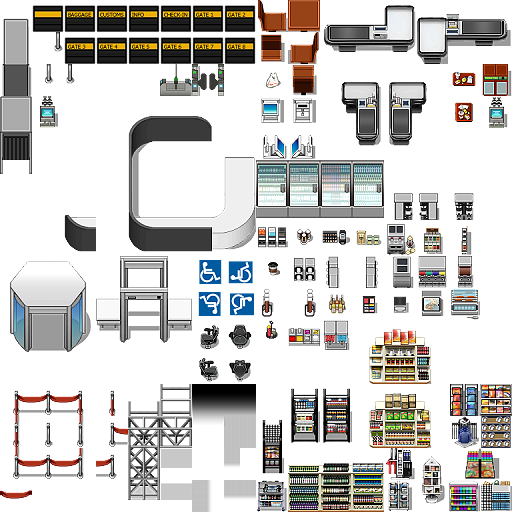
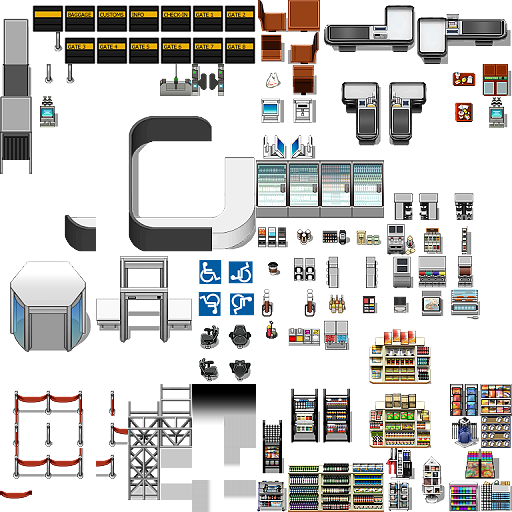
The second 512×512 image is a revision of the first. Changes to its layers:
painted on "KR_Airport_C.png" over [30, 314, 66, 351]
